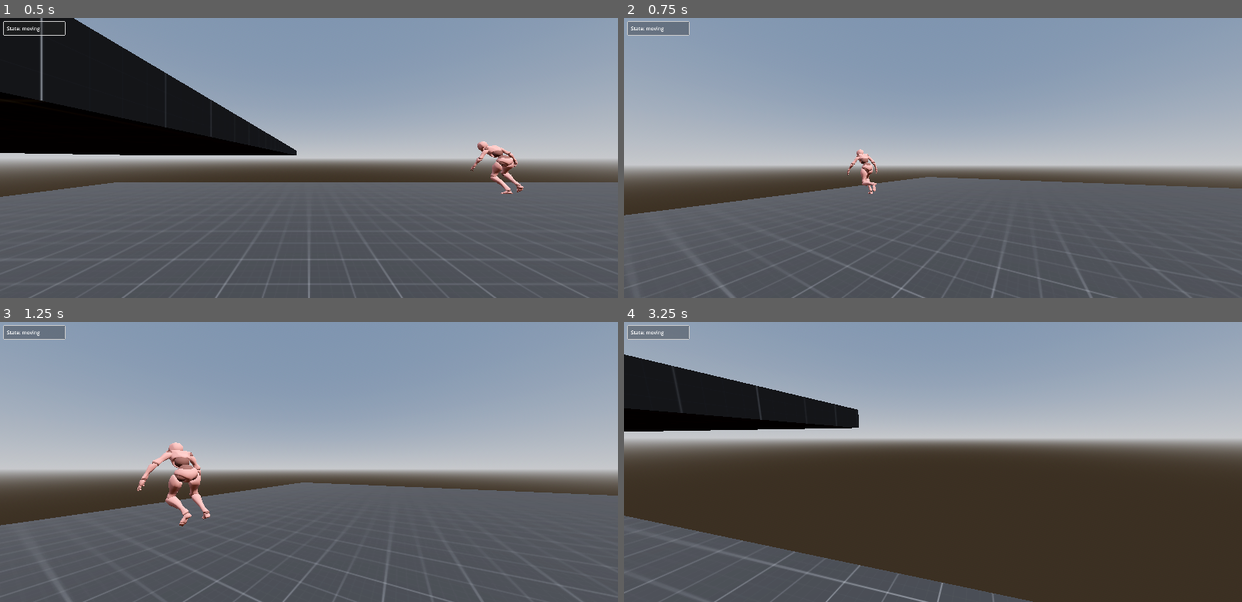
Above: before the commit, frames 1-4 (two rows, left to right).
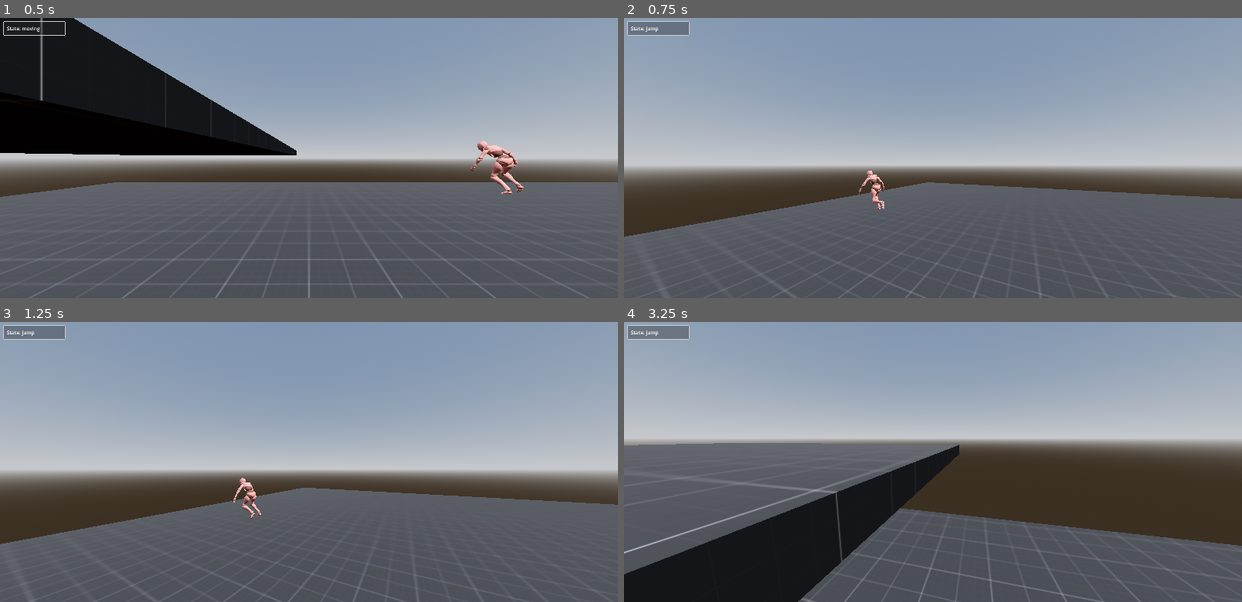
Above: after the commit, the same moments.

Repository: Bessonica/meleeFire
Game: Godot game, scene res://Scenes/Level/level.tscn
The game is run twice, just before and just after one commit, with the same random seed, the same clock (stepped at 60 frames per second) and the same inputs.
Inputs (mouse positions are in pixels of both pictures, inside the frame that each line leads up to):
- Up to frame 1 (0.5 s): no input
- Up to frame 2 (0.75 s): move the mouse to (963, 158) at 0.52 s; hold W (moveForward) from 0.53 s (still down); hold Space (jump) from 0.53 s (still down)
- Up to frame 3 (1.25 s): keep holding W (moveForward); keep holding Space (jump)
- Up to frame 4 (3.25 s): keep holding W (moveForward); move the mouse to (902, 462) at 1.27 s; release Space (jump) at 1.28 s; tap C (Crouch) at 1.35 s; tap Space (jump) at 1.52, 1.55, 1.82, 3.02, 3.05 s; move the mouse to (945, 456) at 2.02 s; hold Space (jump) 2.03-2.78 s; click (945, 456) at 2.1 s; move the mouse to (926, 467) at 2.77 s; right-click (926, 467) at 2.85 s

Frame 1 is identical in both runs. In frame 2, 4.5% of the frame differs, in the area x 0-100%, y 3-100%; in frame 3, 5.0%; in frame 4, 43%.

Commit message:
jump state

Diff:
--- a/Scenes/PlayerStateMachine/playerStateMachine.tscn
+++ b/Scenes/PlayerStateMachine/playerStateMachine.tscn
@@ -8,6 +8,7 @@
 [ext_resource type="Script" path="res://Scripts/FSM/CrouchState.gd" id="6_3nnau"]
 [ext_resource type="PackedScene" uid="uid://bo76ikklpm25k" path="res://Scenes/player/DebugPanelInterface/DebugPanelInterface.tscn" id="7_5pm2s"]
 [ext_resource type="Script" path="res://Scripts/FSM/SlidingState.gd" id="7_f0nin"]
+[ext_resource type="Script" path="res://Scripts/FSM/JumpState.gd" id="8_ger81"]
 
 [sub_resource type="CapsuleMesh" id="CapsuleMesh_082hr"]
 
@@ -382,6 +383,9 @@
 [node name="Slide" type="Node" parent="FiniteStateMachine"]
 script = ExtResource("7_f0nin")
 
+[node name="Jump" type="Node" parent="FiniteStateMachine"]
+script = ExtResource("8_ger81")
+
 [node name="AnimationPlayer" type="AnimationPlayer" parent="."]
 libraries = {
 "": SubResource("AnimationLibrary_ld0ph")
--- /dev/null
+++ b/Scripts/FSM/JumpState.gd
@@ -0,0 +1,40 @@
+extends PlayerMovementState
+class_name PlayerJump
+
+
+func Enter(previousState):
+	speed = WALK_SPEED
+	PLAYER.velocity.y += 4.5
+	ANIMATIONPLAYER.pause()
+
+
+
+
+func Update(_delta:float):
+	if not PLAYER.is_on_floor():
+		PLAYER.velocity.y -= gravity * _delta
+
+	var input_dir = Input.get_vector("moveLeft", "moveRight", "moveForward", "moveBackward")
+	var direction = (PLAYER.transform.basis * Vector3(input_dir.x, 0, input_dir.y)).normalized()
+
+
+	#else:
+	#	PLAYER.velocity.x = lerp(PLAYER.velocity.x, direction.x * speed, _delta * 3.0)
+	#	PLAYER.velocity.z = lerp(PLAYER.velocity.z, direction.z * speed, _delta * 3.0)
+
+
+	t_bob += _delta * PLAYER.velocity.length() * float(PLAYER.is_on_floor())
+	#CAMERA.transform.origin = _headbob(t_bob)
+
+	#fov
+	var velocity_clamped = clamp(PLAYER.velocity.length(), 0.5, SPRINT_SPEED * 2)
+	var target_fov = BASE_FOV + FOV_CHANGE * velocity_clamped
+	CAMERA.fov = lerp(CAMERA.fov, target_fov, _delta * 8.0)
+
+#	if PLAYER.velocity < Vector3(0.004, 0.004, 0.004):
+#		state_transition.emit(self, "idle")
+
+	PLAYER.move_and_slide()
+
+	if PLAYER.is_on_floor():
+		state_transition.emit(self, "idle")
--- a/Scripts/FSM/MoveState.gd
+++ b/Scripts/FSM/MoveState.gd
@@ -33,7 +33,8 @@
 	if event.is_action_pressed("Crouch") and PLAYER.is_on_floor():
 		state_transition.emit(self, "Crouch")
 
-
+	if event.is_action_pressed("jump") and PLAYER.is_on_floor():
+		state_transition.emit(self, "Jump")
 
 func _input(event):
 	pass
--- a/Scripts/FSM/SprintState.gd
+++ b/Scripts/FSM/SprintState.gd
@@ -67,3 +67,6 @@
 		state_transition.emit(self, "Moving")
 	if event.is_action_pressed("Crouch"):
 		state_transition.emit(self, "Slide")
+
+	if event.is_action_pressed("jump") and PLAYER.is_on_floor():
+		state_transition.emit(self, "Jump")
Not shown: 1 places in Scenes/PlayerStateMachine/playerStateMachine.tscn that only renumber resources
